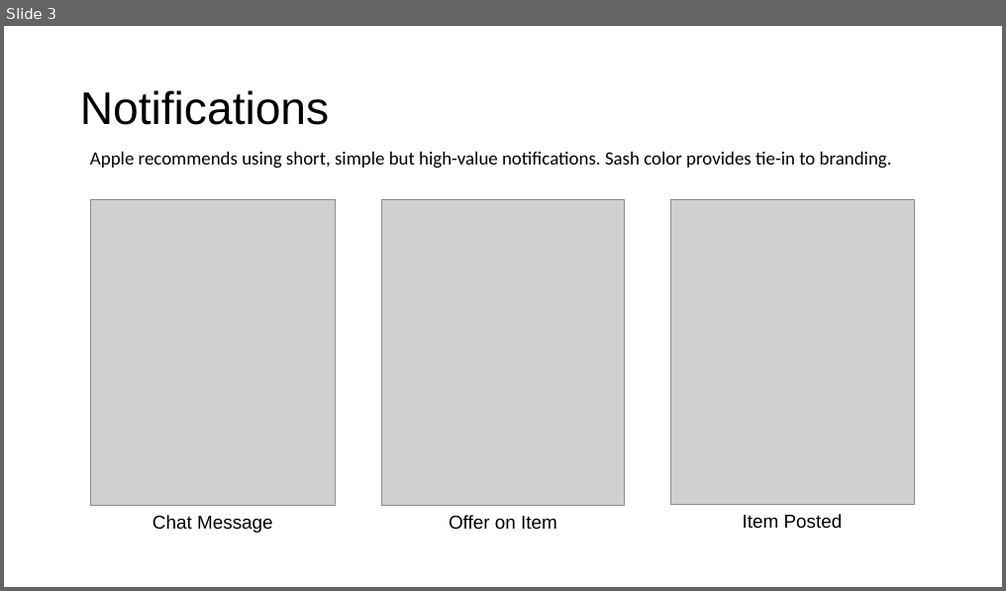
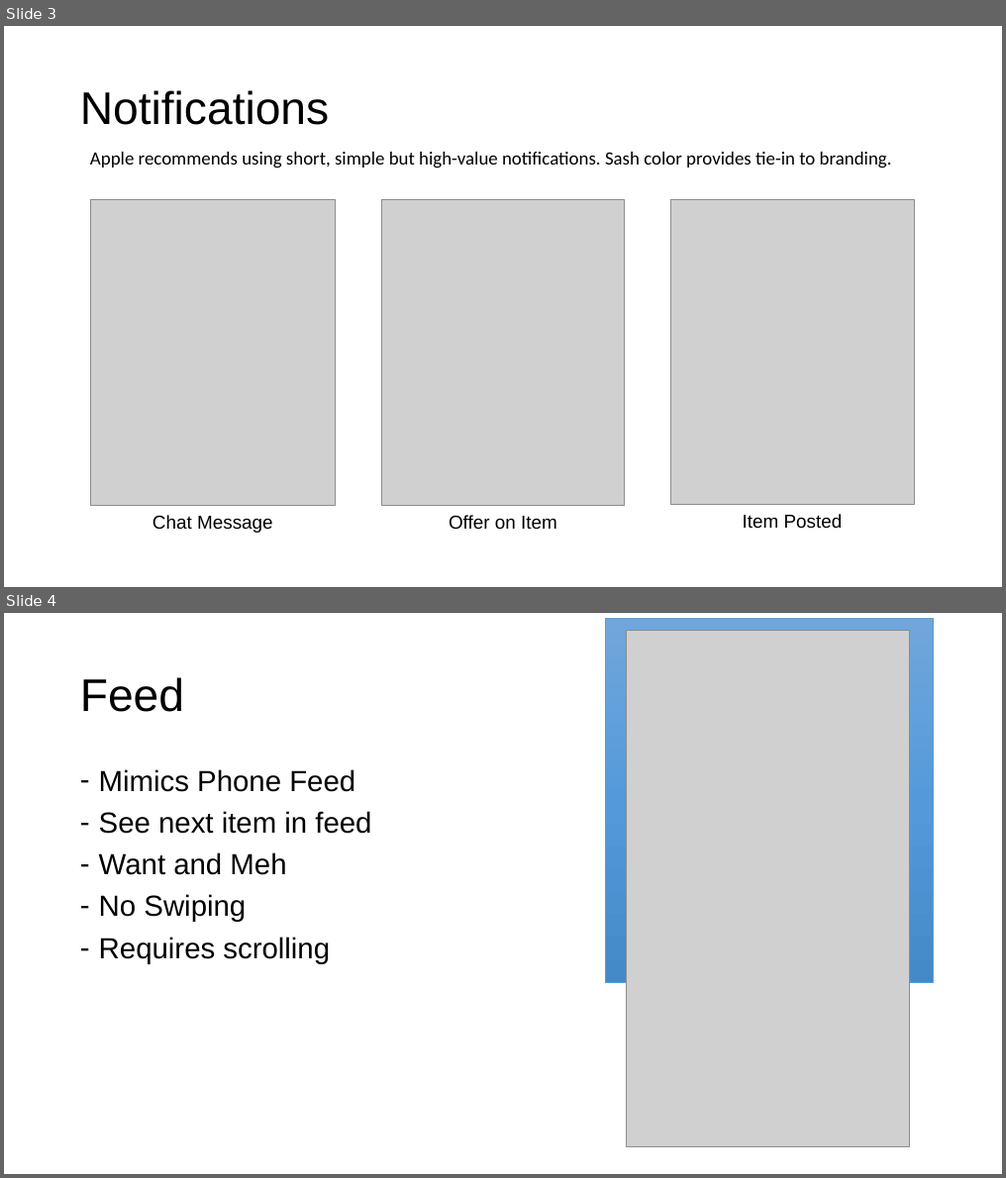
Before and after one commit to BechirAhmed/Bakkle, a slide deck: presentation/Presentation1.pptx. Shown one above the other, each under a label of ours: slide 3 before the commit, slides 3 and 4 after it. The pictures are 1006x591 and 1006x1178 pixels, drawn with LibreOffice and Linux fonts; fonts in the diff are those of the drawing; grey boxes stand for pictures. Boxes give left, top, right and bottom in pixels: in the first picture for what was removed or moved away, otherwise in the second. Text is boxed around its words. In the diff, an @@ line names an element or a change of style, - is before the commit and + after.

```diff
--- a/presentation/Presentation1.pptx
+++ b/presentation/Presentation1.pptx
@@ slide 4 added at [4, 613, 1002, 1174], background #FFFFFF @@
@@ rectangle added at [606, 619, 934, 983], fill gradient #71A6DB to #559BDB to #448ACA, outline #5B9BD5 0.5 pt @@
@@ picture added at [626, 631, 909, 1148] @@
@@ title added at [80, 677, 184, 712], 44 pt, text #000000 @@
+Feed
@@ text added at [99, 769, 371, 964], 28 pt, text #000000 @@
+– Mimics Phone Feed
+– See next item in feed
+– Want and Meh
+– No Swiping
+– Requires scrolling
```
Also in this commit, not shown: 5 other files.
